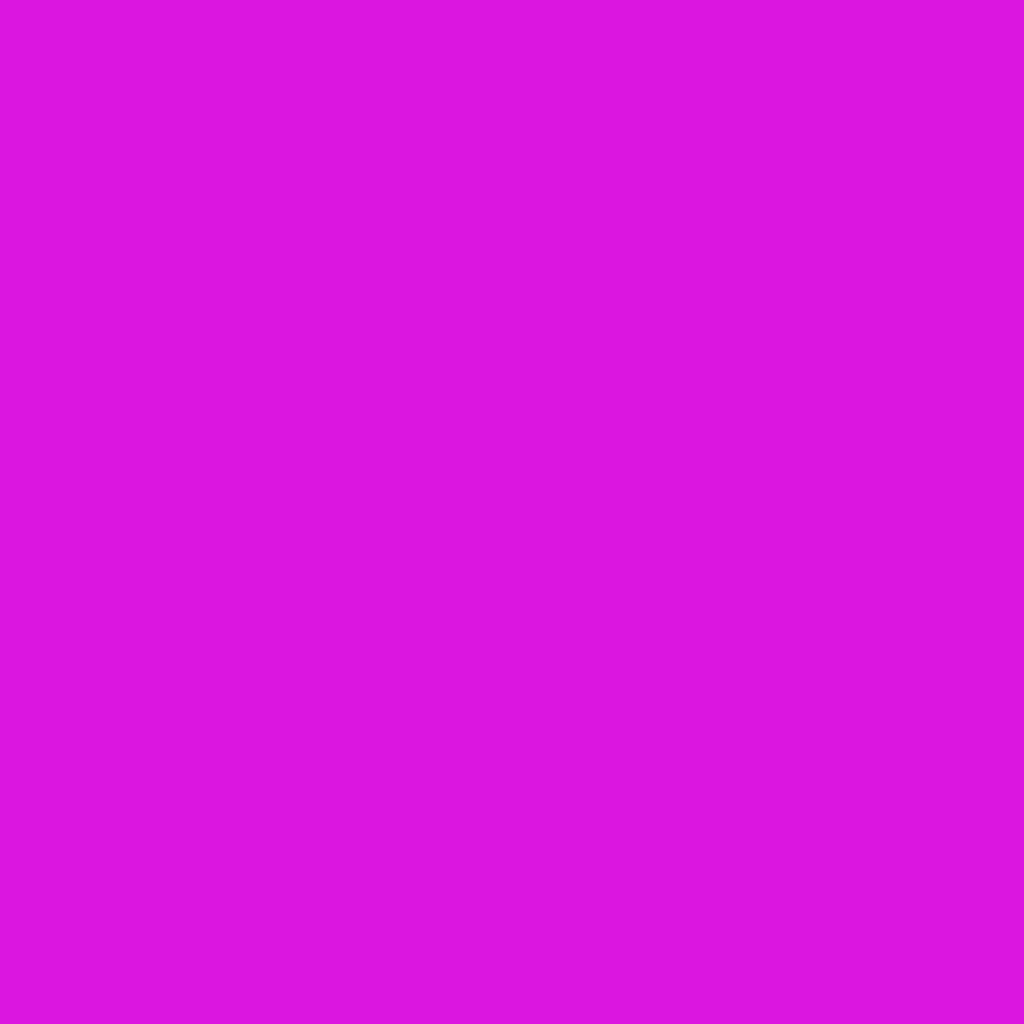
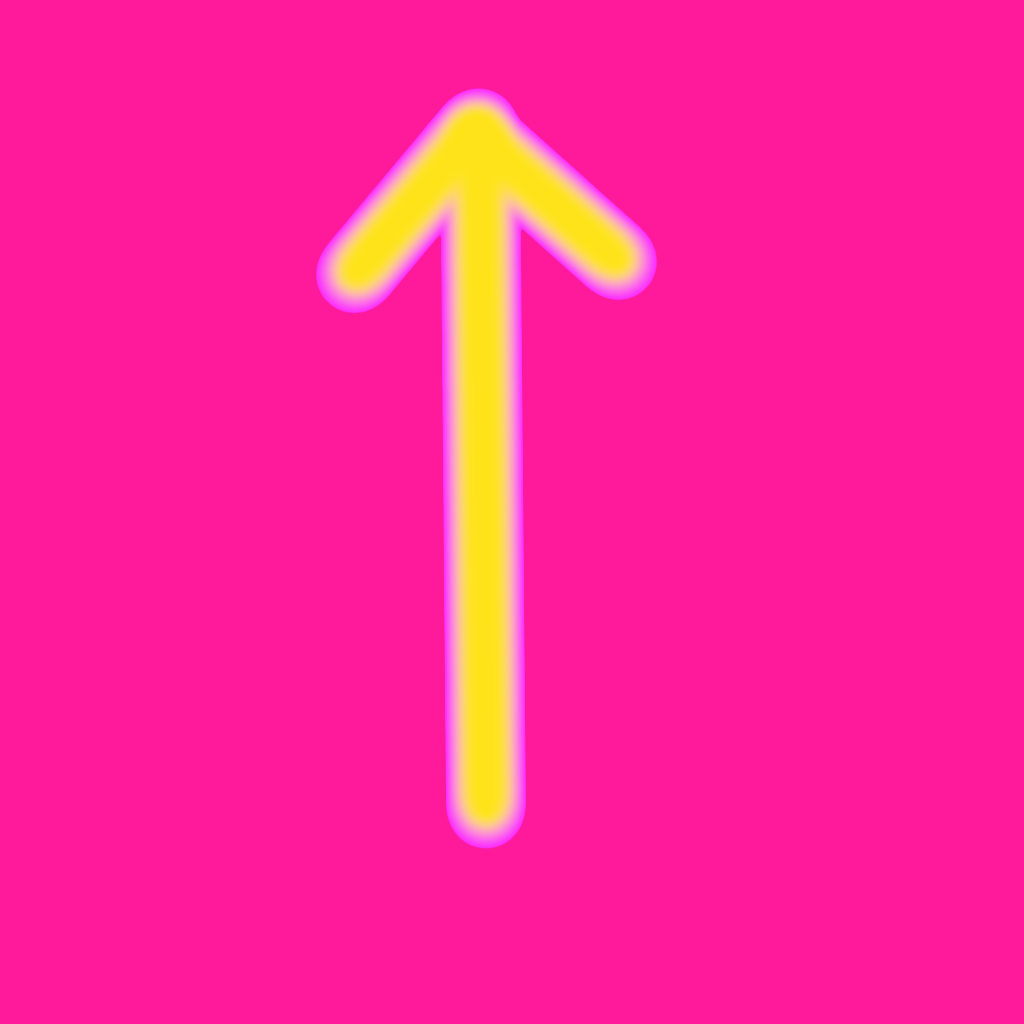
Layers edited between the first and the second 1024×1024 image:
added layer "Cylinder" above "Cube" over bbox(0, 0, 1024, 1024)
renamed "Background" to "Sphere", hid it over bbox(0, 0, 1024, 1024)
